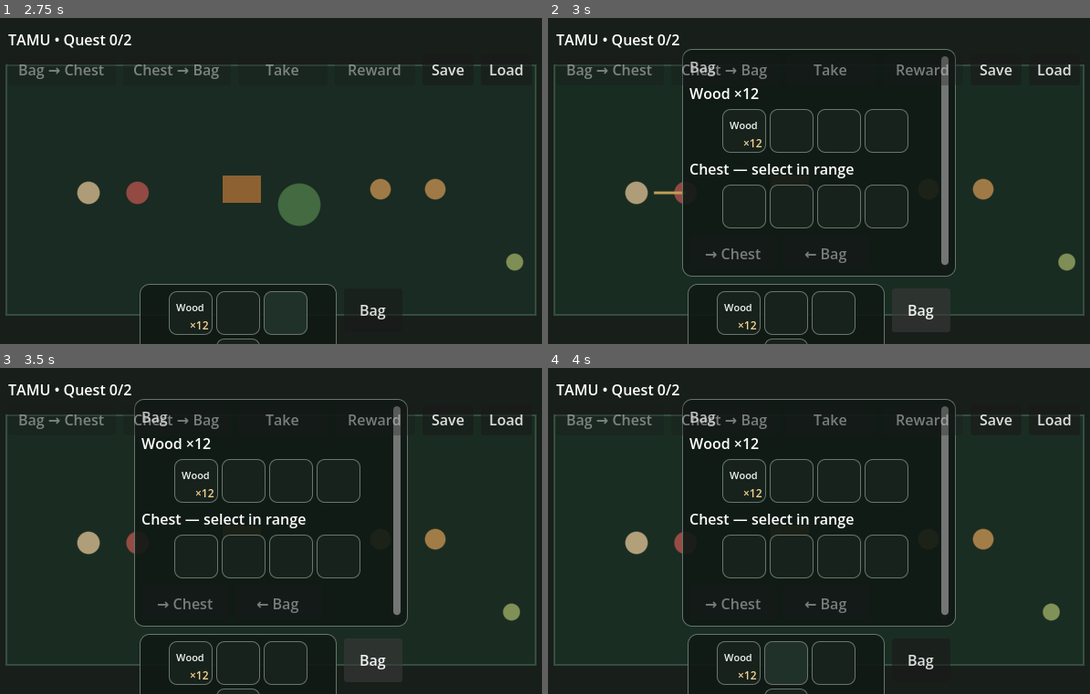
Above: before the commit, frames 1-4 (two rows, left to right).
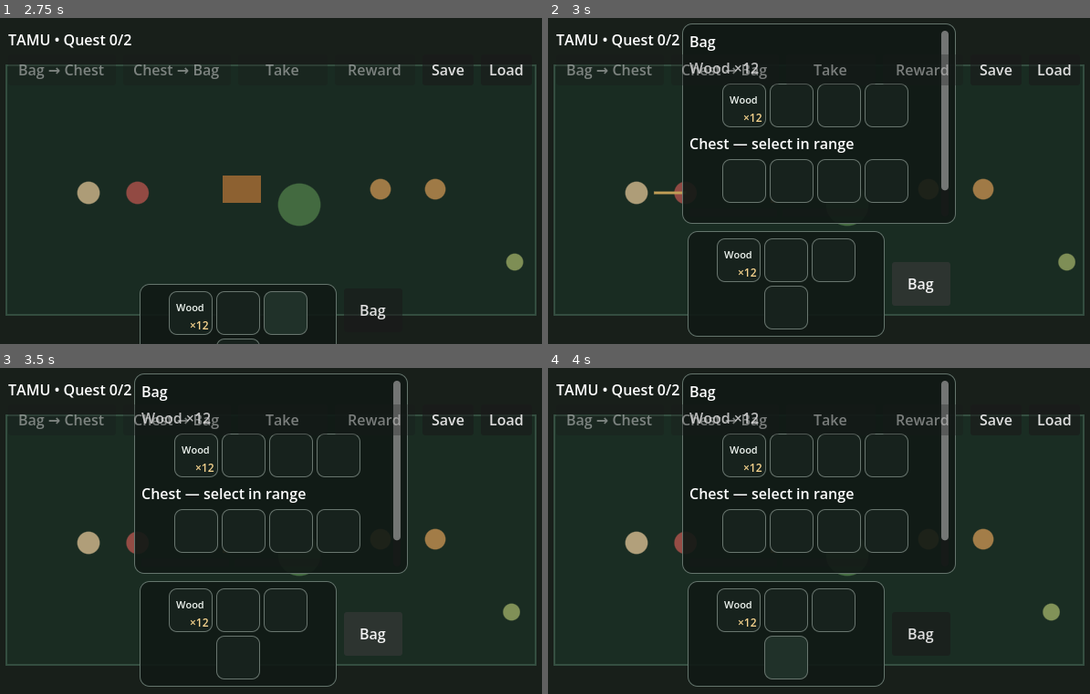
Above: after the commit, the same moments.

Repository: TheOsmanYILDIRIM/TAMU-Topdown
Game: Godot game, scene res://scenes/prototype.tscn
Two runs of this game, one before a commit and one after it. Both use one fixed random seed, a clock stepped at 60 frames per second and the inputs below.
Inputs:
- Up to frame 1 (2.75 s): click "Wood" at 0.5 s; click "…" at 1.25 s; click "…" at 2 s
- Up to frame 2 (3 s): click "Bag" at 2.75 s
- Up to frame 3 (3.5 s): no input
- Up to frame 4 (4 s): click "…" at 3.5 s

Frame 1 is identical in both runs. In frame 2, 6.0% of the frame differs, in the area x 24-76%, y 1-100%; in frame 3, 6.0%; in frame 4, 5.6%.

Commit message:
Fit Gohud hotbar to effective safe area

Diff:
--- a/scripts/gohud_adapter.gd
+++ b/scripts/gohud_adapter.gd
@@ -319,17 +319,21 @@
 	if area.size.x <= 1.0 or area.size.y <= 1.0:
 		return
 
-	var row_height := 58.0
 	var toggle_width := 64.0
 	var gap := 8.0
-	var hotbar_width := minf(216.0, maxf(192.0, area.size.x - toggle_width - gap - 16.0))
+	var hotbar_min := hotbar_frame.get_combined_minimum_size()
+	var hotbar_width := minf(216.0, area.size.x - toggle_width - gap)
+	hotbar_width = maxf(hotbar_min.x, hotbar_width)
+	var row_height := maxf(58.0, hotbar_min.y)
 	var row_width := hotbar_width + gap + toggle_width
-	var row_x := area.position.x + (area.size.x - row_width) * 0.5
+	var row_x := area.position.x + maxf(0.0, (area.size.x - row_width) * 0.5)
 	var row_y := area.end.y - row_height - 8.0
+	if row_y < area.position.y:
+		row_y = area.position.y
 
 	hotbar_frame.position = Vector2(row_x, row_y)
 	hotbar_frame.size = Vector2(hotbar_width, row_height)
-	bag_toggle.position = Vector2(row_x + hotbar_width + gap, row_y + 5.0)
+	bag_toggle.position = Vector2(row_x + hotbar_width + gap, row_y + (row_height - 48.0) * 0.5)
 	bag_toggle.size = Vector2(toggle_width, 48.0)
 
 	var panel_width := minf(300.0, maxf(240.0, area.size.x - 16.0))
